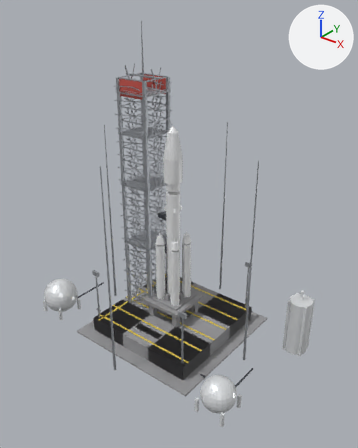
The glTF model assets/launchpad.glb, before and after one commit.
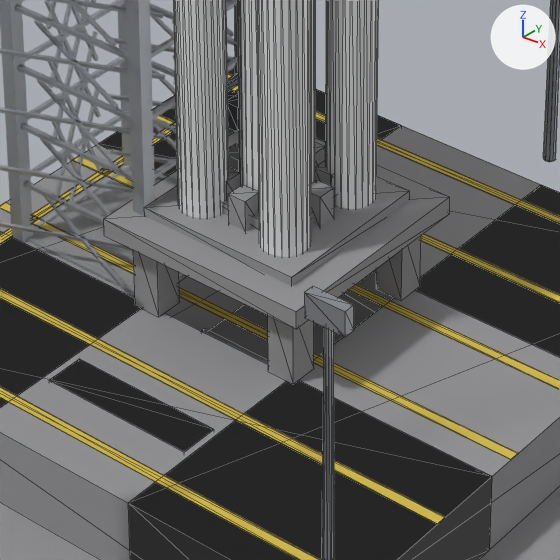
Each version is shown whole from a 50 mm lens placed at (106.0, -129.1, 127.0), pointed at (4.4, -2.1, 48.2), then close up on the part from 35% to 62% of the width and 58% to 80% of the height. Every picture has the same lights, and +X, +Y and +Z are marked at upper right. The last two pictures show the newer version. The close-ups show mesh edges as thin lines. Vertices at exactly the same position are counted once.

Script lines for the objects in view, before the commit:
```python
me_booster_l4 = bpy.data.meshes.new('Booster_L4')
me_booster_l4.from_pydata(...)  # a 22-sided cylinder along z spanning x -1.7..1.7, y -1.8..1.8, z 0.0..25.0; a 22-sided cut cone along z (radius 1.7 at the low end, 1.0 at the high end) spanning x -1.7..1.7, y -1.8..1.8, z 25.7..28.7; a 12-sided cone pointing to +z spanning x -0.6..0.6, y -0.6..0.6, z 28.6..30.2; an 18-sided cut cone along z (radius 1.5 at the low end, 0.7 at the high end) spanning x -1.4..1.4, y -1.5..1.5, z -2.3..0.3
me_booster_l4.materials.append(mat_rocketwhite)  # white #eff0f1
me_markings = bpy.data.meshes.new('Markings')
me_markings.from_pydata(...)  # 56 vertices, 84 faces; spans x -23.0..23.0, y -23.0..23.0, z 6.0..6.1
me_markings.materials.append(mat_safetyyellow)  # yellow #ddc450
me_pad_concrete = bpy.data.meshes.new('Pad_Concrete')
me_pad_concrete.from_pydata(...)  # 200 vertices, 312 faces; spans x -28.0..28.0, y -28.0..28.0, z -0.6..16.5
me_pad_concrete.materials.append(mat_concrete)  # grey #959597
ob_booster_l4 = bpy.data.objects.new('Booster_L4', me_booster_l4)
ob_booster_l4.location = (3.61, 3.61, 12.6)
ob_markings = bpy.data.objects.new('Markings', me_markings)
ob_markings.location = (0.0, 0.0, 0.0)
ob_pad_concrete = bpy.data.objects.new('Pad_Concrete', me_pad_concrete)
ob_pad_concrete.location = (0.0, 0.0, 0.0)
# also in view: 'Masts' at (0.0, 0.0, 39.0); 'Tower_Steel' at (-13.0, 0.0, 59.2); 'Booster_L1' at (3.6, -3.6, 26.5); 'Booster_L2' at (-3.6, -3.6, 26.5); 'Stage1' at (0.0, 0.1, 35.6)
```
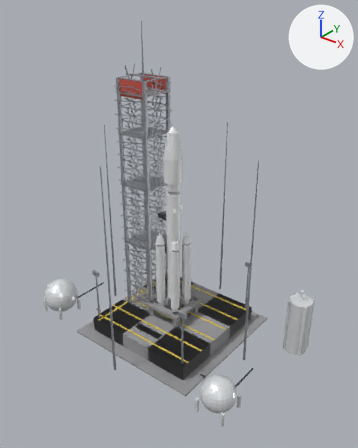
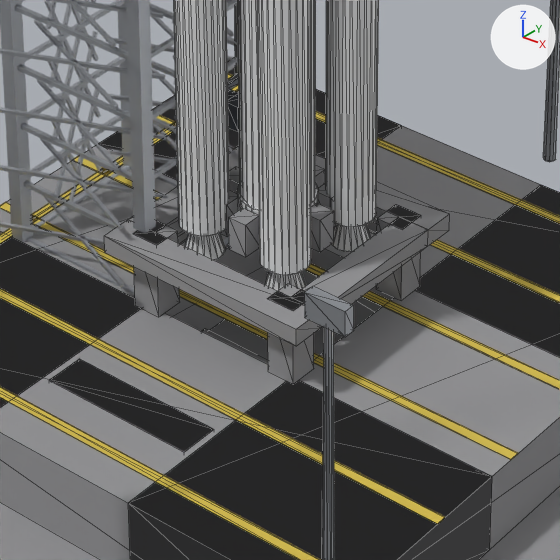
Where the change shows, as pixel boxes (x1, y1, x2, y2) in the close-ups (560 x 560 px; the box of a moved part takes in the faces that stretch with it):
part 1 of me_pad_concrete, moved or reshaped
    before: (315, 160, 332, 186)
    after: (311, 203, 334, 252)
part 2 of me_pad_concrete, moved or reshaped (not visible afterwards)
    before: (228, 184, 259, 231)
part 3 of me_pad_concrete, moved or reshaped
    before: (225, 167, 240, 200)
    after: (229, 208, 259, 257)
part 4 of me_pad_concrete, moved or reshaped
    before: (229, 144, 240, 172)
    after: (221, 190, 238, 236)
part 5 of me_pad_concrete, moved or reshaped (not visible before)
    after: (229, 166, 240, 193)
part 6 of me_pad_concrete, moved or reshaped (not visible afterwards)
    before: (315, 142, 325, 167)
part 7 of me_pad_concrete, added (mostly hidden)
    after: (315, 165, 325, 188)
part 8 of me_pad_concrete, added
    after: (318, 183, 337, 228)
part 9 of me_pad_concrete, deleted (mostly hidden)
    before: (222, 194, 337, 230)
part 10 of me_pad_concrete, moved or reshaped
    before: (104, 131, 450, 329)
    after: (104, 146, 449, 346)

Patch to the scene script:
```diff
--- a/assets/launchpad.glb.py
+++ b/assets/launchpad.glb.py
@@ me_pad_concrete @@
 # used by ob_pad_concrete; location = (0.0, 0.0, 0.0)
-me_pad_concrete.from_pydata(...)  # 200 vertices, 312 faces; spans x -28.0..28.0, y -28.0..28.0, z -0.6..16.5
+me_pad_concrete.from_pydata(...)  # 220 vertices, 372 faces; spans x -28.0..28.0, y -28.0..28.0, z -0.6..14.6
+# me_pad_concrete part 1: the loose piece of 8 vertices spanning x 1.8..3.3, y 1.8..3.3, z 13.9..16.5 is moved by (1.1, -2.5, -1.9)
+# me_pad_concrete part 2: the loose piece of 8 vertices spanning x -0.8..0.8, y -4.3..-2.8, z 13.9..16.5 is moved by (2.5, 1.1, -1.9)
+# me_pad_concrete part 3: the loose piece of 8 vertices spanning x -3.3..-1.8, y -3.3..-1.8, z 13.9..16.5 is moved by (2.5, -1.1, -1.9)
+# me_pad_concrete part 4: the loose piece of 8 vertices spanning x -4.3..-2.8, y -0.8..0.8, z 13.9..16.5 is moved by (1.1, -2.5, -1.9)
+# me_pad_concrete part 5: the loose piece of 8 vertices spanning x -3.3..-1.8, y 1.8..3.3, z 13.9..16.5 is moved by (-1.1, -2.5, -1.9)
+# me_pad_concrete part 6: the loose piece of 8 vertices spanning x -0.8..0.8, y 2.8..4.3, z 13.9..16.5 is moved by (-2.5, -1.1, -1.9)
+# me_pad_concrete part 7: a new loose piece, a box spanning x -0.8..0.8, y 2.8..4.3, z 12.0..14.6, in mat_concrete (grey #959597)
+# me_pad_concrete part 8: a new loose piece, a box spanning x 1.8..3.3, y 1.8..3.3, z 12.0..14.6, in mat_concrete (grey #959597)
+# me_pad_concrete part 9: the loose piece of 8 vertices spanning x -3.7..3.7, y -3.7..3.7, z 13.8..15.0 is deleted
+# me_pad_concrete part 10: 16 vertices moved from x -6.5..6.5, y -6.5..6.5, z 13.1..16.5 to x -8.5..8.5, y -8.5..6.5, z 9.6..12.0; 12 vertices removed from x -8.5..8.5, y -8.5..8.5, z 13.1..16.5; 24 vertices added at x -8.5..8.5, y -6.0..8.5, z 9.6..12.0
 me_pad_concrete.materials.append(mat_concrete)
```
